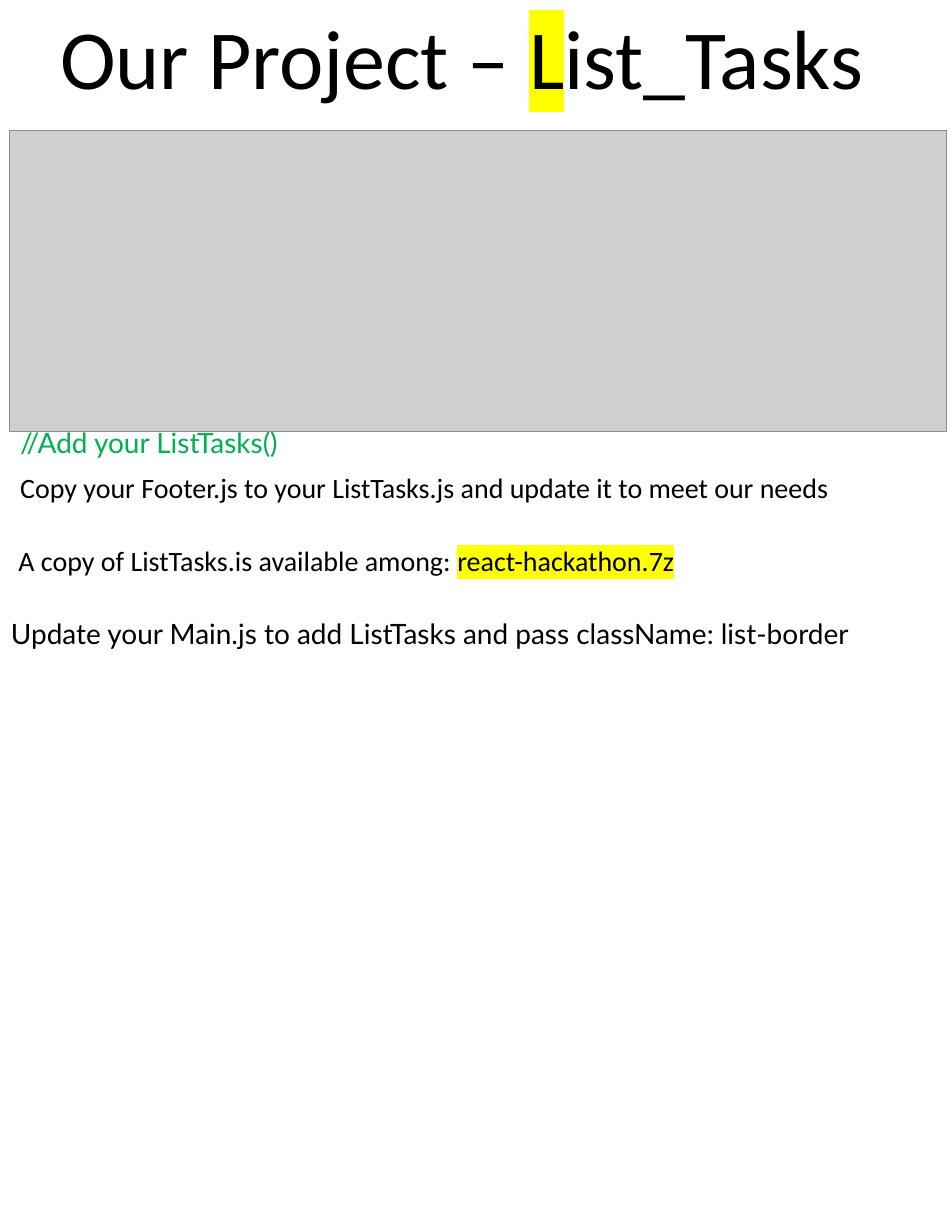
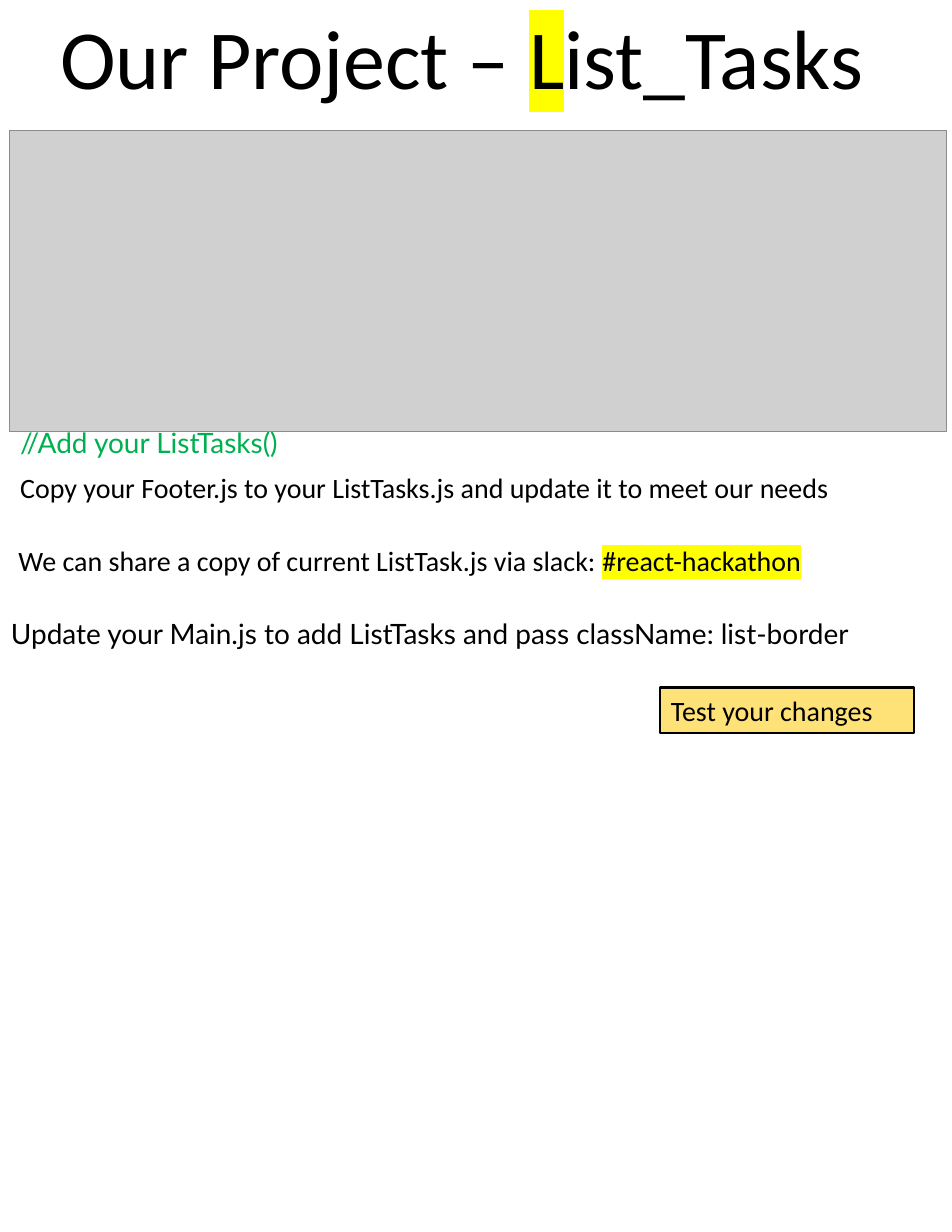
Before and after one commit to scorpion0511/mytracker, a slide deck: slide 29 of doc/React.pptx. Drawn at 952x1232 pixels with LibreOffice and Linux fonts; fonts in the diff are those of the drawing; grey boxes stand for pictures. Boxes give left, top, right and bottom in pixels: in the first picture for what was removed or moved away, otherwise in the second. Text is boxed around its words. In the diff, an @@ line names an element or a change of style, - is before the commit and + after.

```diff
--- a/doc/React.pptx
+++ b/doc/React.pptx
@@ text at (18,551,800,576): text changed @@
-A copy of ListTasks.is available among: react-hackathon.7z
+We can share a copy of current ListTask.js via slack: #react-hackathon
@@ rectangle added at (660,688,914,732), fill #FFE277, outline #000000 1.5 pt, 18 pt, text #000000 @@
+Test your changes
```
Also in this commit, not shown: 1 other slide changed, 7 slides added.
